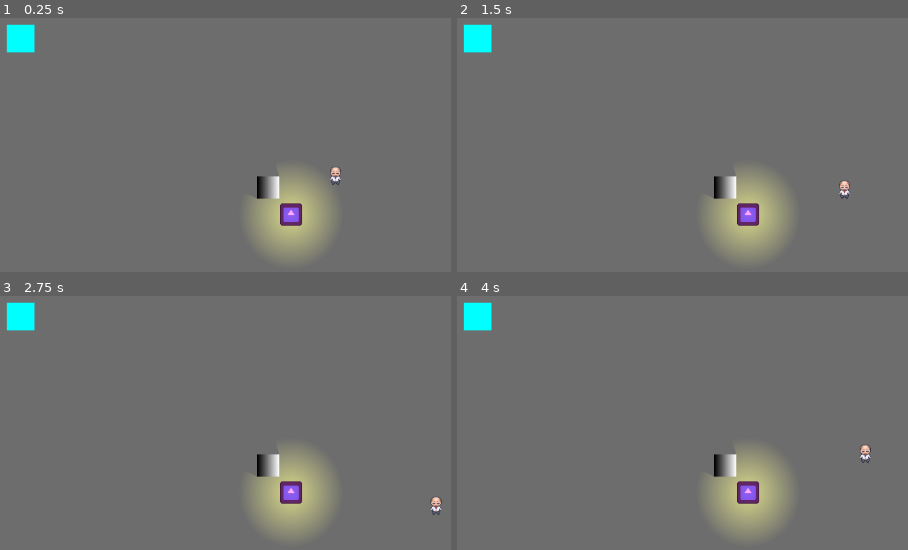
Above: before the commit, frames 1-4 (two rows, left to right).
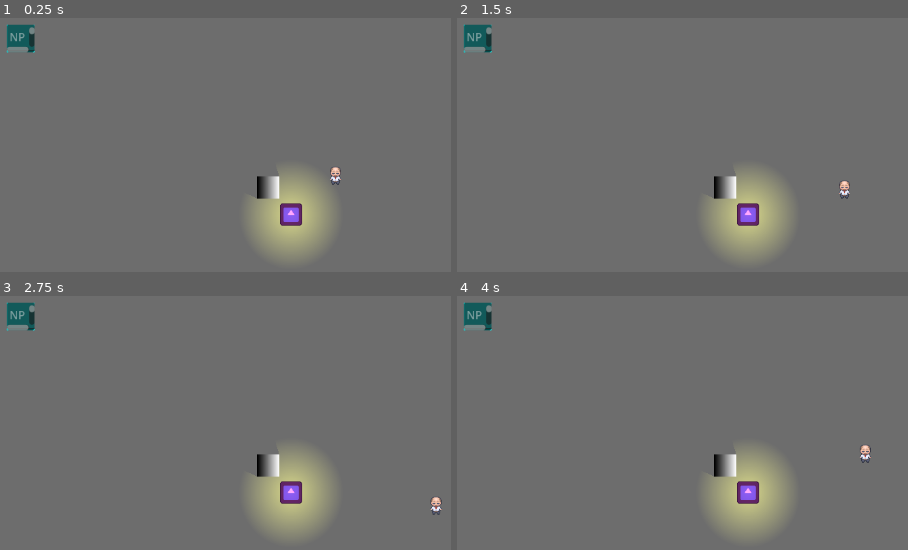
Above: after the commit, the same moments.

Repository: ChrisFlanTheMan/Busy-Work
Game: Godot game, scene res://main.tscn
Two runs of this game, one before a commit and one after it. Both use one fixed random seed, a clock stepped at 60 frames per second and the inputs below. The engine's default icon, where the game draws it, is replaced by a stand-in: a white triangle on a blue panel in a dark square.
Inputs:
- Up to frame 1 (0.25 s): no input
- Up to frame 2 (1.5 s): tap Enter at 0.5 s; hold Right (Right) 0.53-1.28 s; tap Space at 1.25 s; hold Down (Down) from 1.28 s (still down)
- Up to frame 3 (2.75 s): tap Enter at 2 s; release Down (Down) at 2.03 s; hold Right (Right) from 2.03 s (still down)
- Up to frame 4 (4 s): tap Space at 2.75 s; release Right (Right) at 2.78 s; hold Up (Up) 2.78-3.53 s; hold Left (Left) from 3.53 s (still down)

The runs differ from the first frame. In frame 1, 0.7% of the frame differs, in the area x 1-8%, y 2-14%; in frame 2, 0.7%; in frame 3, 0.7%; in frame 4, 0.7%.

Commit message:
Slightly improving NPC movement and look

Diff:
--- a/npc.tscn
+++ b/npc.tscn
@@ -10,6 +10,14 @@
 offset_bottom = 40.0
 color = Color(0, 1, 1, 1)
 
+[node name="TextEdit" type="TextEdit" parent="ColorRect"]
+layout_mode = 0
+offset_right = 40.0
+offset_bottom = 40.0
+text = "NPC"
+editable = false
+context_menu_enabled = false
+
 [node name="NavigationAgent2D" type="NavigationAgent2D" parent="."]
 
 [node name="CollisionShape2D" type="CollisionShape2D" parent="."]
--- a/npcMovement.gd
+++ b/npcMovement.gd
@@ -5,9 +5,9 @@
 var current_position_index: int = 0
 var positions: Array = [
 	Vector2(100.0,100.0),
-	Vector2(300.0,200.0),
-	Vector2(400.0,100.0),
-	Vector2(500.0,300.0)
+	Vector2(100.0,500.0),
+	Vector2(900.0,500.0),
+	Vector2(900.0,100.0)
 ]
 
 var movement_target_position: Vector2 = positions[current_position_index]
